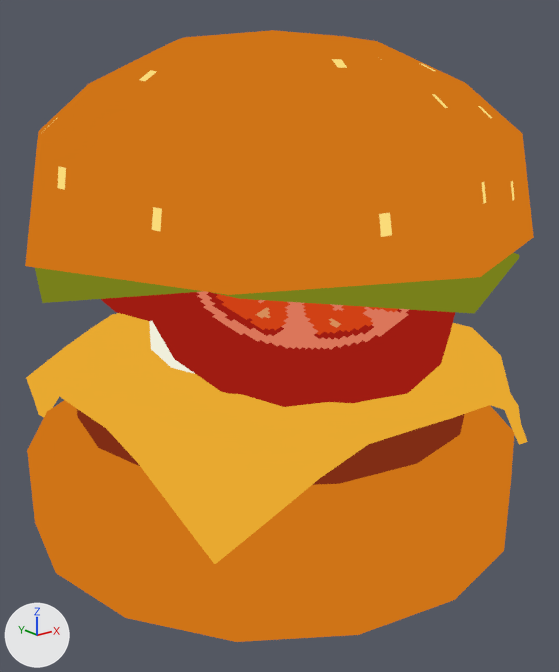
The Blender file Assets/Resources/3D/Blender/Hamburger.blend, before and after one commit.
The view is the same before and after, from a 50 mm lens placed at (-1.88, -2.39, 1.49), pointed at (0.0, -0.04, 0.55). Every picture has the same lights, and +X, +Y and +Z are marked at lower left.

Script lines for the objects in view, before the commit:
```python
me_cylinder = bpy.data.meshes.new('Cylinder')
me_cylinder.from_pydata(...)  # 64 vertices, 50 faces; spans x -1.0..1.0, y -1.0..1.0, z -1.0..1.0
me_cylinder.materials.append(mat_hamburger)
me_plane = bpy.data.meshes.new('Plane')
me_plane.from_pydata(...)  # 200 vertices, 198 faces; spans x -1.0..1.0, y -1.0..1.0, z -1.51..-1.0
me_plane.materials.append(mat_hamburger)
me_sphere_001 = bpy.data.meshes.new('Sphere.001')
me_sphere_001.from_pydata(...)  # 50 vertices, 56 faces; spans x -0.73..0.76, y -0.78..0.78, z -0.21..-0.08
me_sphere_001.materials.append(mat_hamburger)
ob_cylinder = bpy.data.objects.new('Cylinder', me_cylinder)
ob_cylinder.location = (0.0, 0.0, 0.0)
ob_cylinder.scale = (1.0, 1.0, 0.25)
ob_plane = bpy.data.objects.new('Plane', me_plane)
ob_plane.location = (0.0, 0.0, 1.474)
ob_plane.scale = (0.9, 0.9, 0.9)
ob_sphere_001 = bpy.data.objects.new('Sphere.001', me_sphere_001)
ob_sphere_001.location = (0.01, 0.022, 1.094)
ob_sphere_001.scale = (1.34, 1.34, 1.34)
# also in view: 'Cylinder.007' at (0.0, 0.28, 0.75); 'Cylinder.001' at (0.0, 0.0, 0.39); 'Sphere' at (0.0, 0.0, 1.34); 'Cylinder.006' at (-0.07, -0.27, 0.79)
```
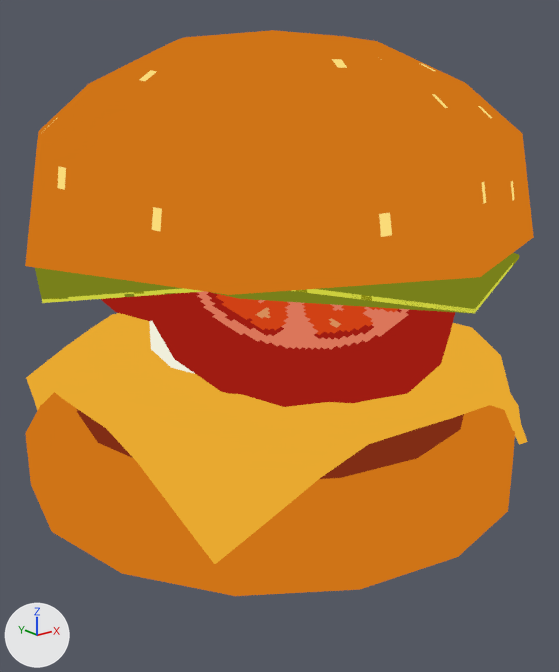
The newer file is also turned or shifted as a whole; pictures and numbers use the older file's frame.

Pixel boxes [x1, y1, x2, y2] of what changed, in the pictures (559 x 672 px):
'Cylinder', moved, rescaled (16% shorter)
    before: [27, 400, 514, 642]
    after: [25, 392, 515, 596]
part 1 of me_sphere_001, surface changed
    both: [42, 256, 519, 313]

The edits, one by one:
me_sphere_001 has 50 vertices, 56 faces and spans x -0.73..0.76, y -0.78..0.78, z -0.21..-0.08.
me_sphere_001 is used by ob_sphere_001; location (0.01, 0.022, 1.094); scale (1.34, 1.34, 1.34).
me_sphere_001 part 1: texture (UV) coordinates of 7 of 56 faces, centred in x -0.59..0.65, y -0.66..0.65, z -0.17..-0.12, changed; they spanned u 0.44..0.49, v 0.96..0.97 and now span u 0.51..0.62, v 0.78..0.84.
Object 'Cylinder' (ob_cylinder) moves from (0.0, 0.0, 0.0) to (0.0, 0.0, 0.121).
Object 'Cylinder' (ob_cylinder) is rescaled from (1.0, 1.0, 0.25) to (1.0, 1.0, 0.175).
